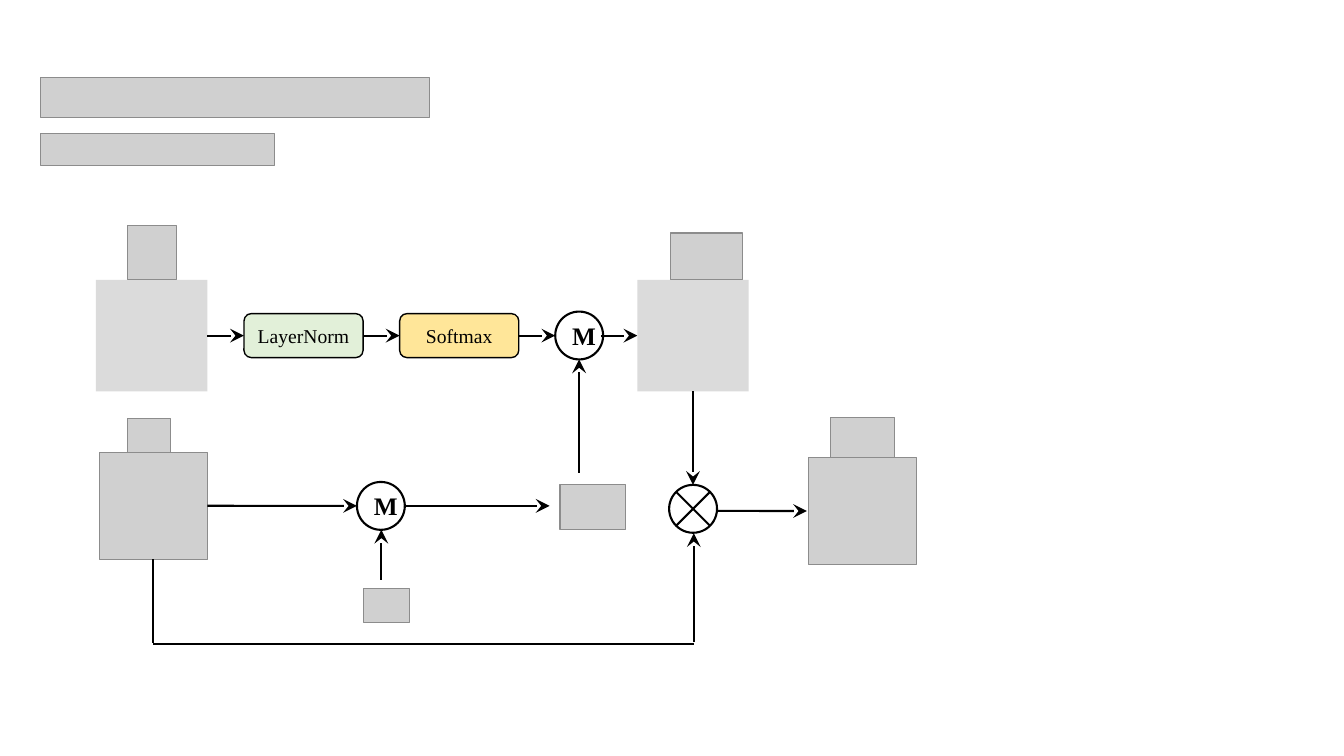
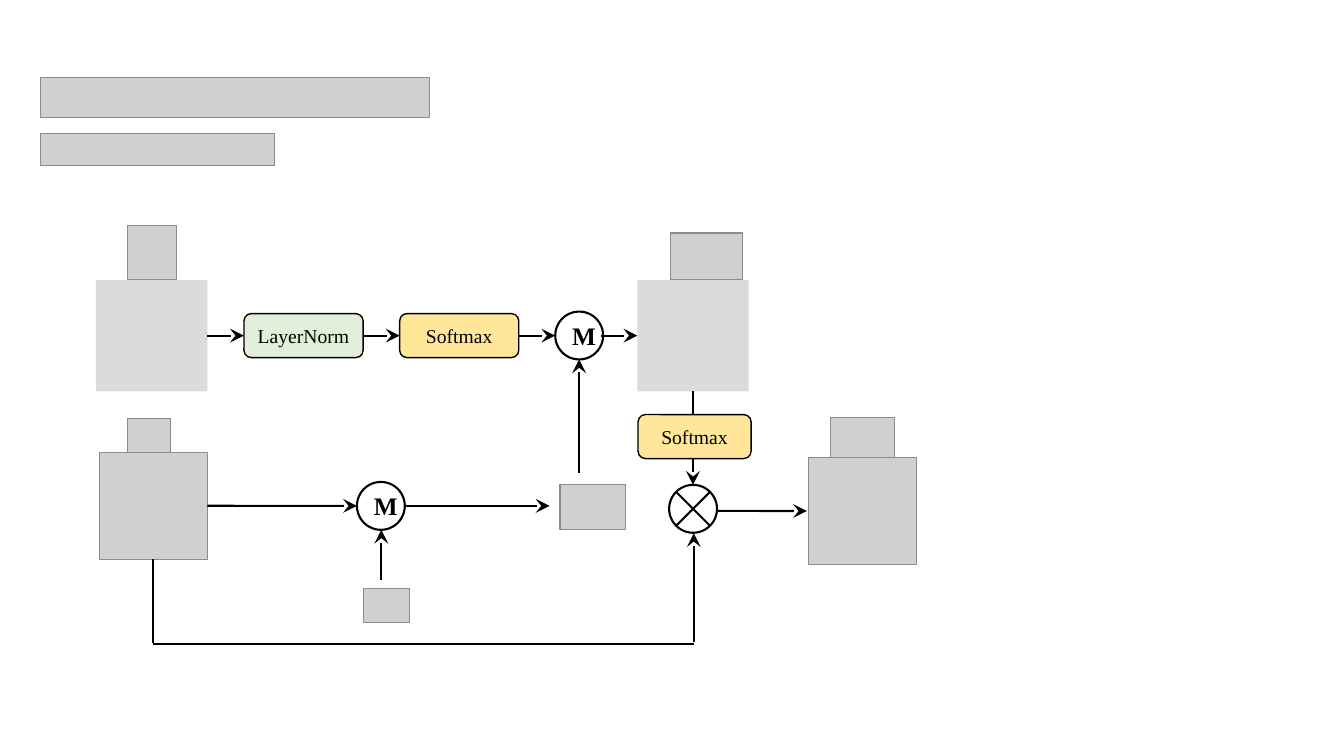
Before and after one commit to BhJia/file_transfer, a slide deck: slide 1 of attention.pptx. Drawn at 1344x756 pixels with LibreOffice and Linux fonts; fonts in the diff are those of the drawing; grey boxes stand for pictures. Boxes give left, top, right and bottom in pixels: in the first picture for what was removed or moved away, otherwise in the second. Text is boxed around its words. In the diff, an @@ line names an element or a change of style, - is before the commit and + after.

```diff
--- a/attention.pptx
+++ b/attention.pptx
@@ rounded rectangle added at box(638, 414, 751, 459), fill #FFE699, outline #000000 1 pt, 14 pt, text #000000 @@
+Softmax
```
Also in this commit, not shown: 1 other slide changed.
